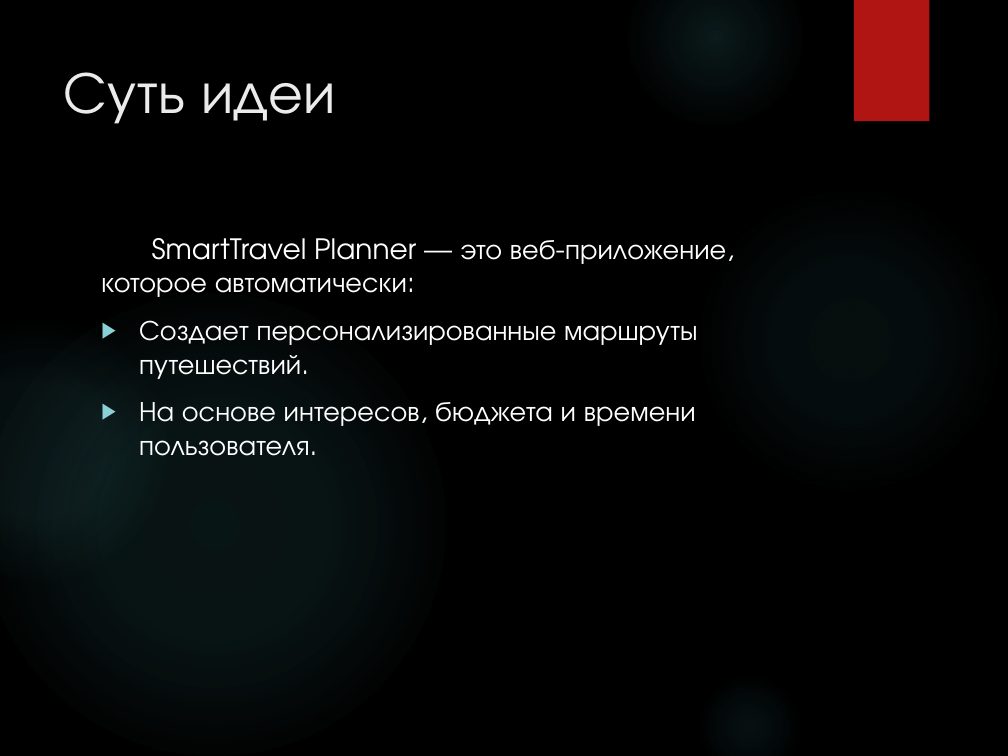
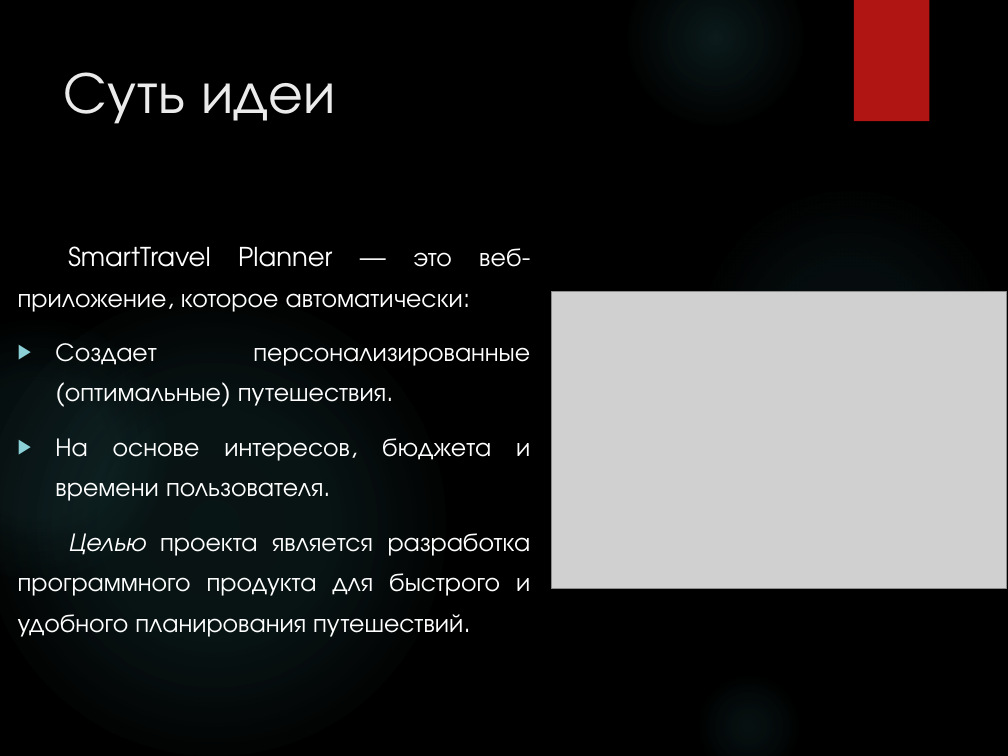
Before and after one commit to RAdKuzur/ASU, a slide deck: slide 3 of Управление IT-сервисами (Кузнецова)/Практическая 2.pptx (slide 2 before the commit). Drawn at 1008x756 pixels with LibreOffice and Linux fonts; fonts in the diff are those of the drawing; grey boxes stand for pictures; background and template pictures are left out. Boxes give left, top, right and bottom in pixels: in the first picture for what was removed or moved away, otherwise in the second. Text is boxed around its words. In the diff, an @@ line names an element or a change of style, - is before the commit and + after.

```diff
--- a/Управление IT-сервисами (Кузнецова)/Практическая 2.pptx
+++ b/Управление IT-сервисами (Кузнецова)/Практическая 2.pptx
@@ text "SmartTravel Planner — это веб-приложение, ..." moved from (x1=101, y1=238, x2=726, y2=456) to (x1=18, y1=246, x2=531, y2=637) @@
@@ text at (x1=18, y1=246, x2=530, y2=501): size 20 to 18.5 pt in "SmartTravel Planner — это веб-приложение, которое автоматиче ...", "На основе интересов, бюджета и времени пользователя."; alignment left to justified; line spacing 1 to 1.3 @@
@@ picture added at (x1=551, y1=291, x2=1007, y2=589) @@
@@ text at (x1=65, y1=387, x2=386, y2=406): text changed; size 20 to 18.5 pt @@
-▶ Создает персонализированные маршруты путешествий.
+▶ Создает персонализированные (оптимальные) путешествия.
@@ text at (x1=18, y1=533, x2=531, y2=637): paragraph added @@
+Целью проекта является разработка программного продукта для быстрого и удобного планирования путешествий.
```
Also in this commit, not shown: 4 other slides changed, 1 slide added, 4 other files.
